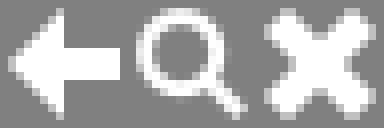
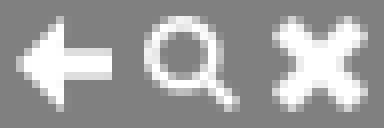
Before/after of a (384, 128) layered artwork. What changed in the layer stack:
painted on "Layer 4" over [264, 8, 376, 120]
painted on "Layer 3" over [136, 8, 248, 120]
painted on "Layer 2" over [8, 8, 120, 120]
